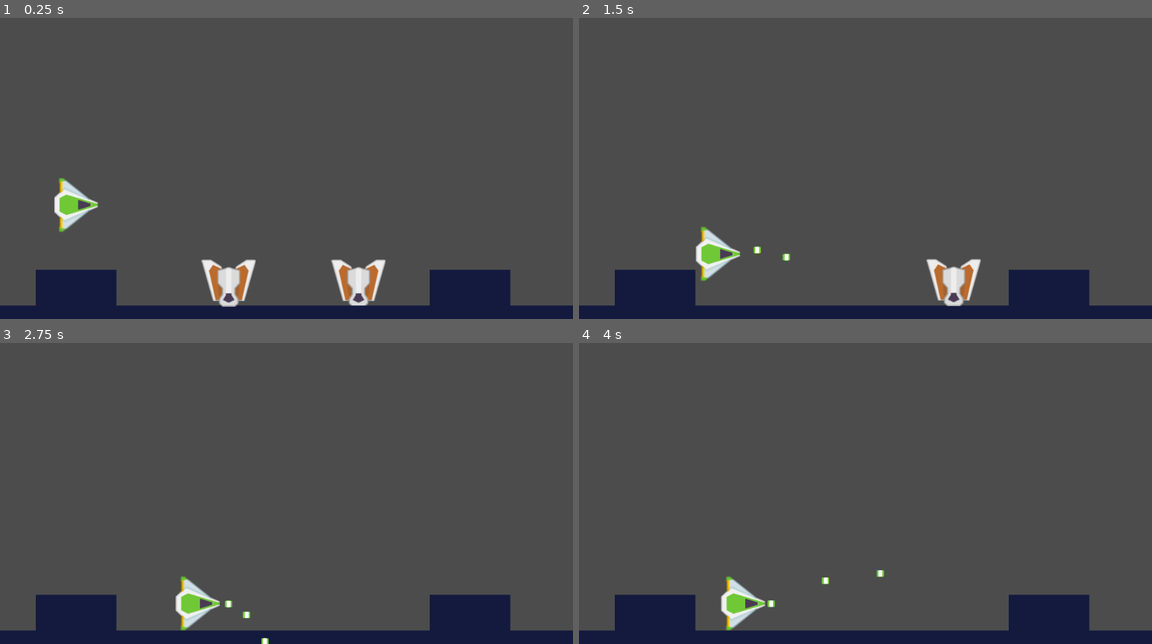
Above: before the commit, frames 1-4 (two rows, left to right).
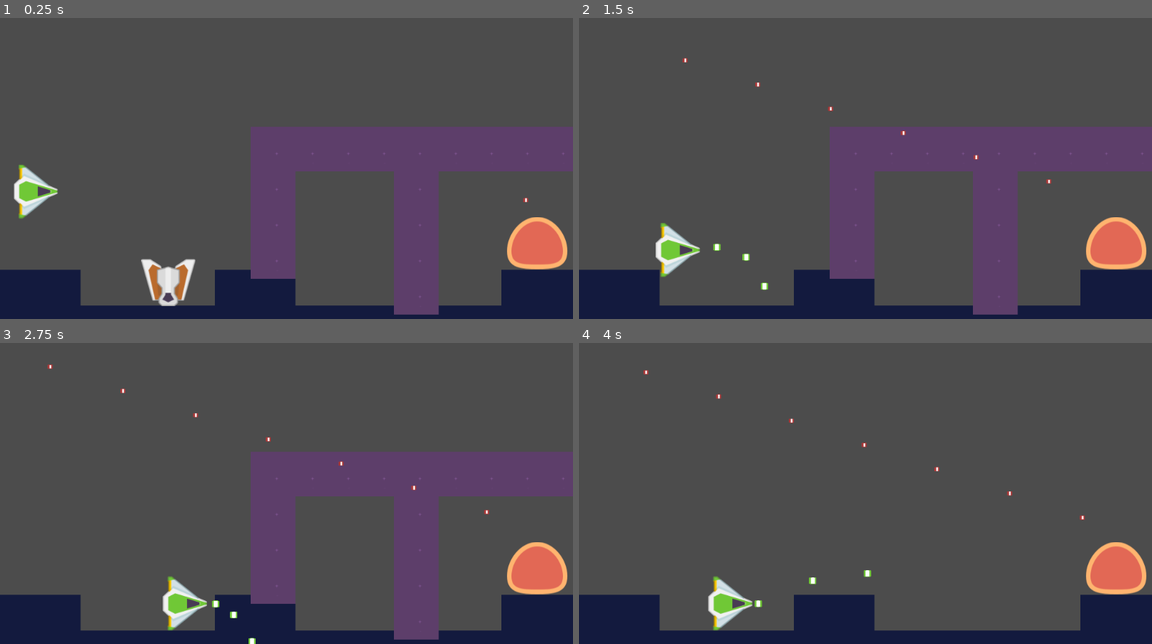
Above: after the commit, the same moments.

Repository: theminkantoso/Ltnc-Gaming
Game: Godot game, scene res://Worldshot.tscn
The game is run twice, just before and just after one commit, with the same random seed, the same clock (stepped at 60 frames per second) and the same inputs. The project has no main scene, so this scene is started directly.
Inputs:
- Up to frame 1 (0.25 s): no input
- Up to frame 2 (1.5 s): hold Right (ui_right) 0.53-1.28 s; hold Space (fire) 0.53-1.28 s; hold S (angle_down) from 1.28 s (still down); tap Space (fire) at 1.35 s
- Up to frame 3 (2.75 s): release S (angle_down) at 2.03 s; hold Right (ui_right) from 2.03 s (still down); hold Space (fire) from 2.03 s (still down)
- Up to frame 4 (4 s): release Right (ui_right) at 2.78 s; release Space (fire) at 2.78 s; hold W (angle_up) 2.78-3.53 s; tap Space (fire) at 2.85 s; hold Left (ui_left) from 3.53 s (still down); hold Space (fire) from 3.53 s (still down)

The runs differ from the first frame. In frame 1, 25% of the frame differs, in the area x 0-100%, y 36-99%; in frame 2, 24%; in frame 3, 23%; in frame 4, 8.8%.

Commit message:
Player and enemies

Diff:
--- a/Bulletshot/Bullet.tscn
+++ b/Bulletshot/Bullet.tscn
@@ -8,7 +8,7 @@
 
 [node name="Bullet" type="KinematicBody2D"]
 collision_layer = 4
-collision_mask = 2
+collision_mask = 0
 script = ExtResource( 2 )
 
 [node name="CollisionShape2D" type="CollisionShape2D" parent="."]
--- a/Playersht/Player.gd
+++ b/Playersht/Player.gd
@@ -24,7 +24,7 @@
 	#shoot()
 	set_physics_process(true) # Replace with function body.
 
-func _on_Enemy_detector_body_entered(body: KinematicBody2D) -> void:
+func _on_Enemy_detector_body_entered(body: KinematicBody2D):
 	queue_free()
 	dead()
 
@@ -70,27 +70,10 @@
 	shoot()
 
 func _physics_process(delta):
-	#if Input.is_action_pressed("ui_left"):
-		#motion.x = -speed
-	#elif Input.is_action_pressed("ui_right"):
-		#motion.x = speed
-	#else:
-		#motion.x = 0
-	#if Input.is_action_pressed("ui_up"):
-		#motion.y =  jump_power
-	#elif Input.is_action_pressed("ui_down"):
-		#motion.y += sudden_decent
+
 	motion.y += 10
 	motion = move_and_slide(motion)
-	#if Input.is_action_pressed("angle_up"):
-		#angle.y -= shotspeed *delta
-	#elif Input.is_action_just_released("angle_up"):
-		#angle.y += 0
-	#if Input.is_action_pressed("angle_down"):
-		#angle.y += shotspeed * delta
-	#elif Input.is_action_just_released("angle_down"):
-		#angle.y += 0
-	#angle.y = clamp(angle.y, -sqrt(3)* shotspeed,0 )
+
 func shoot():
 	var bulletInstance = bullet.instance()
 	bulletInstance.position = Vector2(position.x+ 50,position.y)
@@ -99,4 +82,4 @@
 	get_tree().get_root().add_child(bulletInstance)
 
 func dead():
-	get_tree().change_scene("res://Worldshot.tscn")# Replace with function body.
+	get_tree().change_scene("res://Worldshot.tscn")
--- a/Playersht/Player.tscn
+++ b/Playersht/Player.tscn
@@ -4,7 +4,7 @@
 [ext_resource path="res://Playersht/Player.gd" type="Script" id=2]
 
 [node name="Player" type="KinematicBody2D"]
-collision_mask = 2
+collision_mask = 18
 script = ExtResource( 2 )
 
 [node name="CollisionPolygon2D" type="CollisionPolygon2D" parent="."]
@@ -18,14 +18,9 @@
 
 [node name="Enemy_detector" type="Area2D" parent="."]
 monitorable = false
-collision_layer = 0
-collision_mask = 2
+collision_mask = 18
 
-[node name="CollisionPolygon2D" type="CollisionPolygon2D" parent="Enemy_detector"]
+[node name="Player" type="CollisionPolygon2D" parent="Enemy_detector"]
 polygon = PoolVector2Array( -33.7029, -49.0283, -13.3203, -49.3518, 28.092, -17.6455, 43.6216, -10.2043, 42.0039, 12.7666, 23.5625, 20.2079, -16.8792, 51.5907, -33.0558, 50.2965, -33.3794, 25.3844, -43.0854, 17.6196, -42.7619, -16.0279, -33.3794, -25.0868 )
-
-[node name="Timer" type="Timer" parent="."]
-one_shot = true
 [connection signal="area_entered" from="Enemy_detector" to="." method="_on_Enemy_detector_area_entered"]
 [connection signal="body_entered" from="Enemy_detector" to="." method="_on_Enemy_detector_body_entered"]
-[connection signal="timeout" from="Timer" to="." method="_on_Timer_timeout"]
--- /dev/null
+++ b/Shootableenemy/Enemybullet.gd
@@ -0,0 +1,28 @@
+extends KinematicBody2D
+
+
+var rand_generate = RandomNumberGenerator.new()
+#new edit
+
+var shotspeed = 700
+var angle = Vector2(-600,-200)
+
+#func _ready():
+	#set_process(true)
+	#set_physics_process(true)
+	# Replace with function body.
+
+func shoot():
+	set_physics_process(true)
+
+
+	#if(angle.x == 0 && angle.y == 0):
+		#set_angle()
+
+func _physics_process(delta):
+	var collide = move_and_collide(angle * delta)
+
+	#move(velocity * delta)
+	if(collide):
+		collide.get_collider().queue_free() #pha huy doi thu
+		queue_free() #pha huy chinh vien dan
--- /dev/null
+++ b/Shootableenemy/Enemybullet.tscn
@@ -0,0 +1,21 @@
+[gd_scene load_steps=4 format=2]
+
+[ext_resource path="res://Shootableenemy/Enemybullet.gd" type="Script" id=1]
+[ext_resource path="res://assets/sprites/laserRed05.png" type="Texture" id=2]
+
+[sub_resource type="RectangleShape2D" id=1]
+extents = Vector2( 4.99302, 4.70281 )
+
+[node name="Enemybullet" type="KinematicBody2D"]
+collision_layer = 16
+collision_mask = 0
+script = ExtResource( 1 )
+
+[node name="CollisionShape2D" type="CollisionShape2D" parent="."]
+shape = SubResource( 1 )
+
+[node name="laserRed05" type="Sprite" parent="."]
+scale = Vector2( 1, 0.216216 )
+texture = ExtResource( 2 )
+flip_h = true
+flip_v = true
--- /dev/null
+++ b/Shootableenemy/Enemygun.gd
@@ -0,0 +1,33 @@
+extends KinematicBody2D
+
+var bullet = preload("res://Shootableenemy/Enemybullet.tscn")
+
+var delay = 0.2
+var waited = 0
+
+
+# Called when the node enters the scene tree for the first time.
+func _ready():
+	set_physics_process(true) # Replace with function body.
+	set_process(true)
+func _process(delta):
+	if(waited > delay):
+		rapid_fire()
+		waited = 0
+	elif(waited <= delay):
+		waited += delta
+
+
+
+func rapid_fire():
+	shoot()
+
+func shoot():
+	var bulletInstance = bullet.instance()
+	bulletInstance.position = Vector2(position.x,position.y - 70)
+	bulletInstance.shoot()
+	get_tree().get_root().add_child(bulletInstance)
+
+# Called every frame. 'delta' is the elapsed time since the previous frame.
+#func _process(delta):
+#	pass
--- /dev/null
+++ b/Shootableenemy/Enemygun.tscn
@@ -0,0 +1,15 @@
+[gd_scene load_steps=3 format=2]
+
+[ext_resource path="res://Shootableenemy/Enemygun.gd" type="Script" id=1]
+[ext_resource path="res://start-assets/enemy.png" type="Texture" id=2]
+
+[node name="Enemygun" type="KinematicBody2D"]
+collision_layer = 2
+collision_mask = 4
+script = ExtResource( 1 )
+
+[node name="CollisionPolygon2D" type="CollisionPolygon2D" parent="."]
+polygon = PoolVector2Array( 0, -48, 16, -48, 32, -40, 48, -24, 56, 0, 56, 32, 40, 48, -40, 48, -56, 32, -56, -8, -40, -32, -24, -48 )
+
+[node name="enemy" type="Sprite" parent="."]
+texture = ExtResource( 2 )
--- a/Worldshot.tscn
+++ b/Worldshot.tscn
@@ -1,8 +1,10 @@
-[gd_scene load_steps=6 format=2]
+[gd_scene load_steps=12 format=2]
 
 [ext_resource path="res://Playersht/Player.tscn" type="PackedScene" id=1]
 [ext_resource path="res://start-assets/tileset.png" type="Texture" id=2]
 [ext_resource path="res://Enemyshot1/Enemyshot.tscn" type="PackedScene" id=3]
+[ext_resource path="res://Shootableenemy/Enemygun.tscn" type="PackedScene" id=4]
+[ext_resource path="res://assets/sprites/purple.png" type="Texture" id=5]
 
 [sub_resource type="ConvexPolygonShape2D" id=1]
 points = PoolVector2Array( 0, 0, 80, 0, 80, 80, 0, 80 )
@@ -30,21 +32,72 @@
 } ]
 0/z_index = 0
 
+[sub_resource type="ConvexPolygonShape2D" id=3]
+points = PoolVector2Array( 0, 0, 80, 0, 80, 80, 0, 80 )
+
+[sub_resource type="ConvexPolygonShape2D" id=4]
+points = PoolVector2Array( 0, 0, 80, 0, 80, 80, 0, 80 )
+
+[sub_resource type="ConvexPolygonShape2D" id=5]
+points = PoolVector2Array( 0, 0, 80, 0, 80, 80, 0, 80 )
+
+[sub_resource type="TileSet" id=6]
+0/name = "purple.png 0"
+0/texture = ExtResource( 5 )
+0/tex_offset = Vector2( 0, 0 )
+0/modulate = Color( 1, 1, 1, 1 )
+0/region = Rect2( 80, 80, 80, 80 )
+0/tile_mode = 0
+0/occluder_offset = Vector2( 0, 0 )
+0/navigation_offset = Vector2( 0, 0 )
+0/shape_offset = Vector2( 0, 0 )
+0/shape_transform = Transform2D( 1, 0, 0, 1, 0, 0 )
+0/shape = SubResource( 3 )
+0/shape_one_way = false
+0/shape_one_way_margin = 1.0
+0/shapes = [ {
+"autotile_coord": Vector2( 0, 0 ),
+"one_way": false,
+"one_way_margin": 1.0,
+"shape": SubResource( 3 ),
+"shape_transform": Transform2D( 1, 0, 0, 1, 0, 0 )
+}, {
+"autotile_coord": Vector2( 0, 0 ),
+"one_way": false,
+"one_way_margin": 1.0,
+"shape": SubResource( 4 ),
+"shape_transform": Transform2D( 1, 0, 0, 1, 0, 0 )
+}, {
+"autotile_coord": Vector2( 0, 0 ),
+"one_way": false,
+"one_way_margin": 1.0,
+"shape": SubResource( 5 ),
+"shape_transform": Transform2D( 1, 0, 0, 1, 0, 0 )
+} ]
+0/z_index = 0
+
 [node name="worldshot" type="Node2D"]
-
-[node name="Enemy" parent="." instance=ExtResource( 3 )]
-position = Vector2( 576, 536 )
 
 [node name="TileMap" type="TileMap" parent="."]
 tile_set = SubResource( 2 )
 collision_layer = 8
 collision_mask = 3
 format = 1
-tile_data = PoolIntArray( 524289, 0, 0, 524290, 0, 0, 524300, 0, 0, 524301, 0, 0, 589824, 0, 0, 589825, 0, 0, 5898 …(192 unchanged characters)…
+tile_data = PoolIntArray( 524288, 0, 0, 524289, 0, 0, 524294, 0, 0, 524295, 0, 0, 524302, 0, 0, 524303, 0, 0, 589824, 0, 0, 589825, 0, 0, 5898 …(192 unchanged characters)…
+
+[node name="Destroyable" type="TileMap" parent="."]
+tile_set = SubResource( 6 )
+collision_layer = 8
+collision_mask = 4
+format = 1
+tile_data = PoolIntArray( 262151, 0, 0, 262152, 0, 0, 262153, 0, 0, 262154, 0, 0, 262155, 0, 0, 262156, 0, 0, 262157, 0, 0, 262158, 0, 0, 262159, 0, 0, 327687, 0, 0, 327691, 0, 0, 393223, 0, 0, 393227, 0, 0, 458759, 0, 0, 458763, 0, 0, 524299, 0, 0 )
 
 [node name="Player" parent="." instance=ExtResource( 1 )]
-position = Vector2( 136, 376 )
+position = Vector2( 64, 352 )
 collision_mask = 10
 
 [node name="Enemy2" parent="." instance=ExtResource( 3 )]
-position = Vector2( 344, 536 )
+position = Vector2( 320, 536 )
+
+[node name="Enemygun" parent="." instance=ExtResource( 4 )]
+position = Vector2( 960, 464 )
--- a/project.godot
+++ b/project.godot
@@ -47,6 +47,7 @@
 2d_physics/layer_2="Enemies"
 2d_physics/layer_3="Bullet"
 2d_physics/layer_4="World"
+2d_physics/layer_5="EnemyBullet"
 
 [rendering]
 
